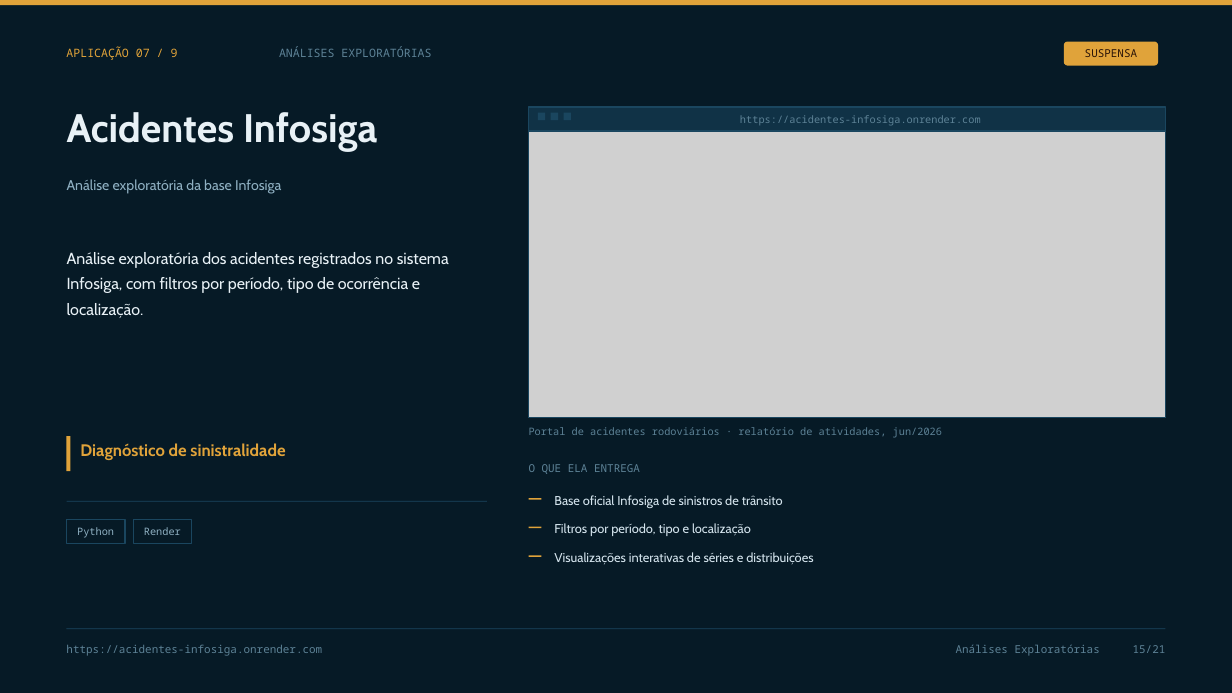
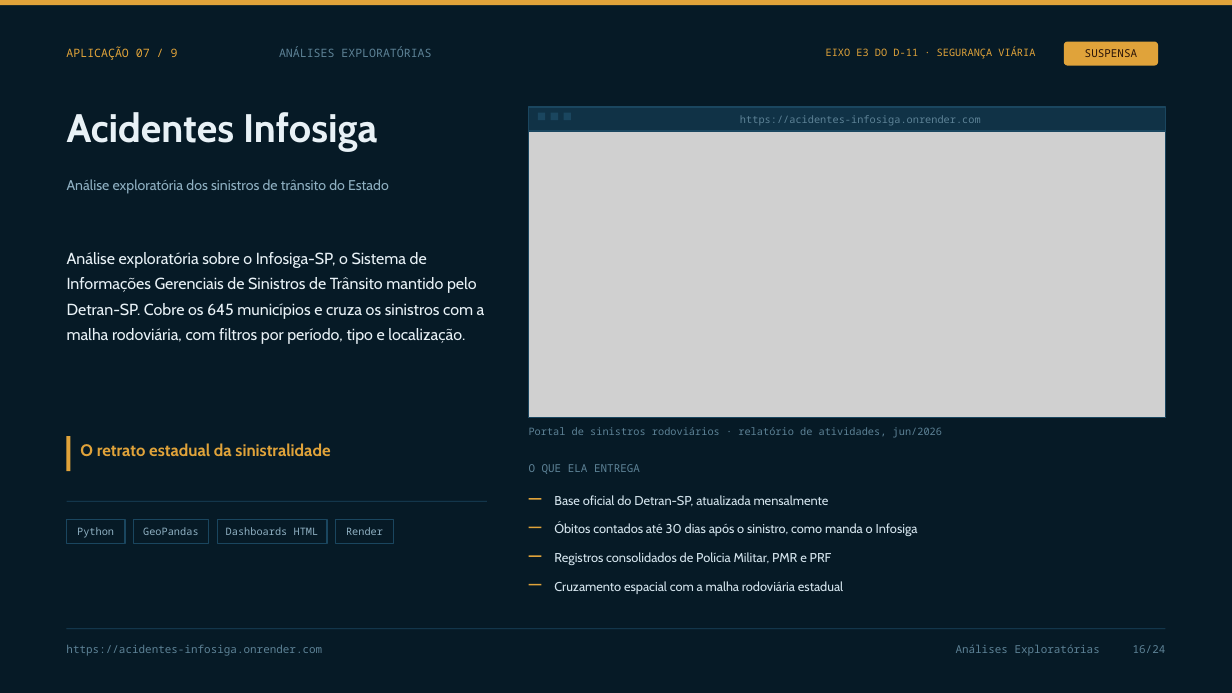
Before and after one commit to vpcapanema/pli-hub, a slide deck: slide 16 of apresentacao/pli-hub-detalhada.pptx (slide 15 before the commit). Drawn at 1232x693 pixels with LibreOffice and Linux fonts; fonts in the diff are those of the drawing; grey boxes stand for pictures. Boxes give left, top, right and bottom in pixels: in the first picture for what was removed or moved away, otherwise in the second. Text is boxed around its words. In the diff, an @@ line names an element or a change of style, - is before the commit and + after.

```diff
--- a/apresentacao/pli-hub-detalhada.pptx
+++ b/apresentacao/pli-hub-detalhada.pptx
@@ text added at <box>826,46,1035,59</box>, 8 pt, text #E0A33A @@
+EIXO E3 DO D-11 · SEGURANÇA VIÁRIA
@@ text at <box>67,179,389,194</box>: text changed @@
-Análise exploratória da base Infosiga
+Análise exploratória dos sinistros de trânsito do Estado
@@ text at <box>67,252,485,344</box>: text changed @@
-Análise exploratória dos acidentes registrados no sistema Infosiga, com filtros por período, tipo de ocorrência e localização.
+Análise exploratória sobre o Infosiga-SP, o Sistema de Informações Gerenciais de Sinistros de Trânsito mantido pelo Detran-SP. Cobre os 645 municípios e cruza os sinistros com a malha rodoviária, com filtros por período, tipo e localização.
@@ text at <box>80,443,330,456</box>: text changed @@
-Diagnóstico de sinistralidade
+O retrato estadual da sinistralidade
@@ text at <box>529,427,942,438</box>: text changed @@
-Portal de acidentes rodoviários · relatório de atividades, jun/2026
+Portal de sinistros rodoviários · relatório de atividades, jun/2026
@@ text at <box>554,495,829,506</box>: text changed @@
-Base oficial Infosiga de sinistros de trânsito
+Base oficial do Detran-SP, atualizada mensalmente
@@ rectangle added at <box>133,519,209,543</box>, outline #1A465F 1 pt, 8 pt, text #8FB0C2 @@
+GeoPandas
@@ rectangle added at <box>217,519,327,543</box>, outline #1A465F 1 pt, 8 pt, text #8FB0C2 @@
+Dashboards HTML
@@ rectangle "Render": place and size @@
-rectangle "Render" at <box>133,519,191,543</box>
+rectangle "Render" at <box>335,519,394,543</box>
@@ text at <box>554,523,918,536</box>: text changed @@
-Filtros por período, tipo e localização
+Óbitos contados até 30 dias após o sinistro, como manda o Infosiga
@@ text at <box>554,552,832,565</box>: text changed @@
-Visualizações interativas de séries e distribuições
+Registros consolidados de Polícia Militar, PMR e PRF
@@ rectangle added at <box>529,584,542,586</box>, fill #E0A33A @@
@@ text added at <box>554,581,843,594</box>, 10 pt, text #D3E3EC @@
+Cruzamento espacial com a malha rodoviária estadual
@@ text at <box>956,645,1166,656</box>: text changed @@
-Análises Exploratórias 15/21
+Análises Exploratórias 16/24
```
Also in this commit, not shown: 19 other slides changed, 3 slides added, 10 other files.
